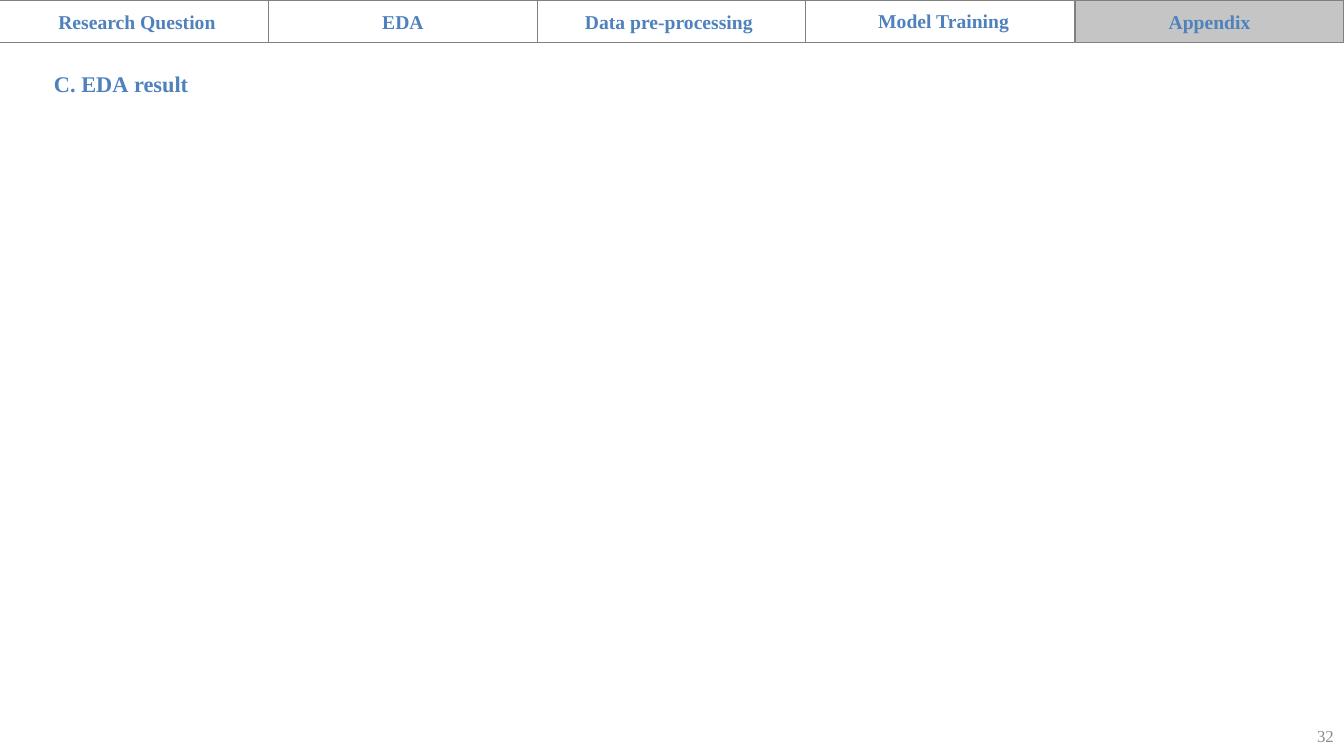
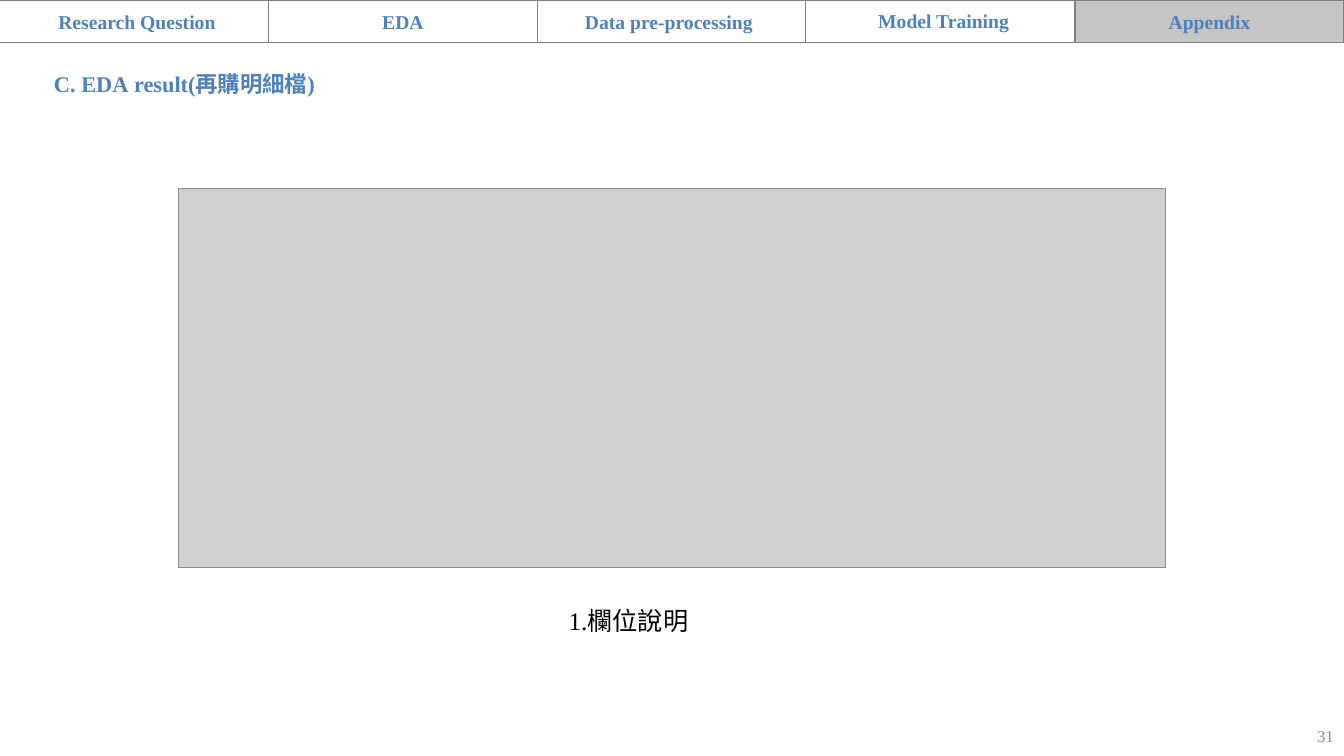
Before and after one commit to teemoteemo0318/nanshan, a slide deck: slide 31 of 南山_題目一_組別二.pptx (slide 32 before the commit). Drawn at 1344x756 pixels with LibreOffice and Linux fonts; fonts in the diff are those of the drawing; grey boxes stand for pictures; background and template pictures are left out. Boxes give left, top, right and bottom in pixels: in the first picture for what was removed or moved away, otherwise in the second. Text is boxed around its words. In the diff, an @@ line names an element or a change of style, - is before the commit and + after.

```diff
--- a/南山_題目一_組別二.pptx
+++ b/南山_題目一_組別二.pptx
@@ text at (x1=54, y1=75, x2=315, y2=97): text changed @@
-C. EDA result
+C. EDA result(再購明細檔)
@@ picture added at (x1=178, y1=189, x2=1166, y2=568) @@
@@ text added at (x1=569, y1=610, x2=689, y2=632), 18 pt, text #000000 @@
+1.欄位說明
@@ page number at (x1=1317, y1=731, x2=1334, y2=742): text changed @@
-32
+31
```
Also in this commit, not shown: 4 other slides changed, 1 slide added, 1 other file.
